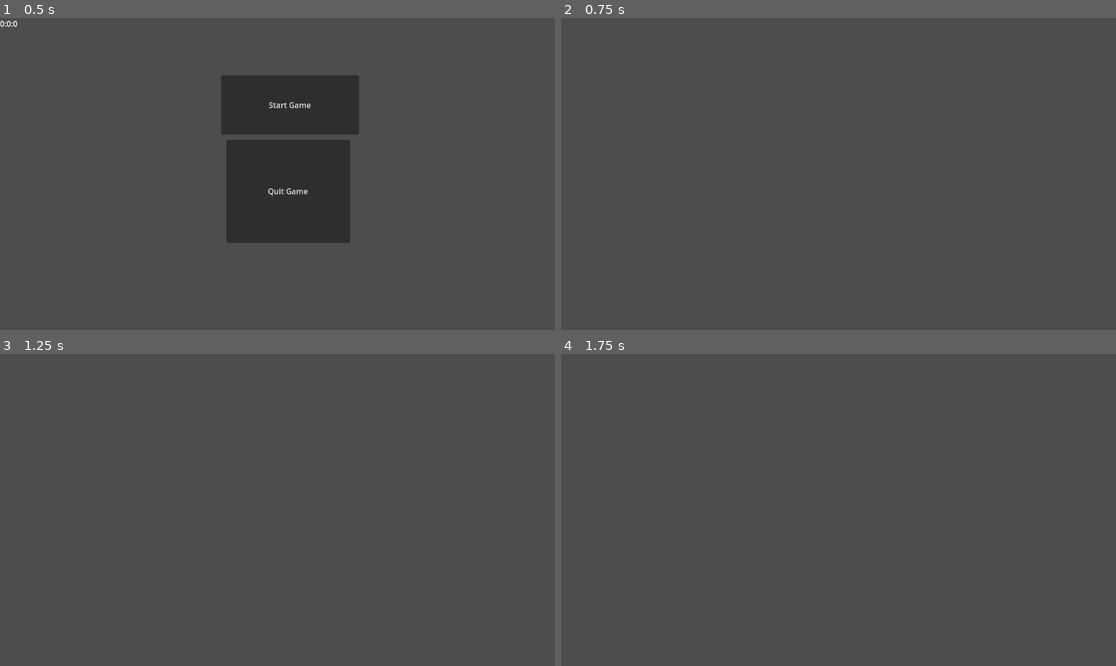
Above: before the commit, frames 1-4 (two rows, left to right).
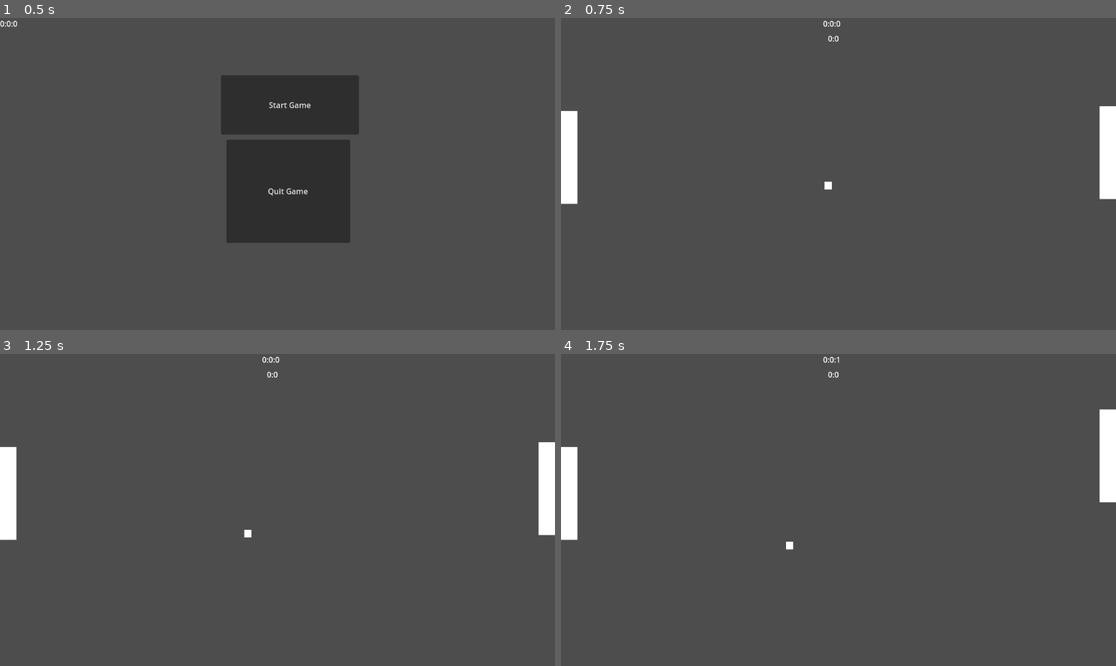
Above: after the commit, the same moments.

Repository: Herotech1105/InfLocherDemo
Game: Godot game, scene res://main.tscn
Two runs of this game, one before a commit and one after it. Both use one fixed random seed, a clock stepped at 60 frames per second and the inputs below.
Inputs:
- Up to frame 1 (0.5 s): no input
- Up to frame 2 (0.75 s): click "Start Game" at 0.5 s
- Up to frame 3 (1.25 s): no input
- Up to frame 4 (1.75 s): hold Up from 1.28 s (still down)

Frame 1 is identical in both runs. In frame 2, 1.9% of the frame differs, in the area x 0-100%, y 0-60%; in frame 3, 1.9%; in frame 4, 1.9%, in the area x 0-100%, y 0-63%.

Commit message:
pong Game added

Diff:
--- /dev/null
+++ b/Informatik_Demo/Ball.gd
@@ -0,0 +1,44 @@
+extends CharacterBody2D
+
+
+var score = 1
+var counter = 0
+var direction = 1
+var right
+var left
+
+func _ready():
+	position.x = 575
+	position.y = 325
+	velocity.y = 50
+	if score ==2:
+		velocity.x = 80
+	else :
+		velocity.x = -80
+
+
+func _physics_process(delta):
+	if position.y < -20:
+		velocity.y = - velocity.y
+	if position.y > 620:
+		velocity.y = - velocity.y
+	if velocity.x == 0:
+		counter += 1
+		if direction == 1:
+			velocity.x = (80 + 10 * counter) * direction
+			direction = -1
+		else:
+			velocity.x = (80 + 10 * counter) * direction
+			direction = 1
+
+	if position.x<0:
+		#left+=1
+		score = 1
+		_ready()
+
+	if position.x>1150:
+		#right+=1
+		score = 2
+		_ready()
+
+	move_and_slide()
--- /dev/null
+++ b/Informatik_Demo/Counter.gd
@@ -0,0 +1,9 @@
+extends Label
+var Left = 0
+var Right = 0
+var placeholder = ":"
+
+func _process(delta):
+	text = var_to_str(Left) + placeholder +  var_to_str(Right)
+	#Right = get_parent().get_node("Ball").right
+	#Left = get_parent().get_node("Ball").left
--- /dev/null
+++ b/Informatik_Demo/Player 2.gd
@@ -0,0 +1,13 @@
+extends CharacterBody2D
+
+
+
+
+func _physics_process(delta):
+	var velocity = 150*delta
+	if Input.is_key_pressed(KEY_UP):
+		if position.y>-170:
+			position.y -= velocity
+	if Input.is_key_pressed(KEY_DOWN):
+		if position.y < 310:
+			position.y += velocity
--- /dev/null
+++ b/Informatik_Demo/Player.gd
@@ -0,0 +1,13 @@
+extends CharacterBody2D
+
+
+
+
+func _physics_process(delta):
+	var velocity = 150*delta
+	if Input.is_key_pressed(KEY_W):
+		if position.y>-120:
+			position.y -= velocity
+	if Input.is_key_pressed(KEY_S):
+		if position.y < 360:
+			position.y += velocity
--- a/Informatik_Demo/pong.tscn
+++ b/Informatik_Demo/pong.tscn
@@ -1,6 +1,76 @@
-[gd_scene load_steps=2 format=3 uid="uid://ci7nuye8lubrn"]
+[gd_scene load_steps=10 format=3 uid="uid://ci7nuye8lubrn"]
 
 [ext_resource type="Script" path="res://Pong.gd" id="1_gd8m4"]
+[ext_resource type="Script" path="res://Player.gd" id="2_qdmhy"]
+[ext_resource type="PackedScene" uid="uid://dg3bg5hc0shhd" path="res://timer.tscn" id="3_q80jk"]
+[ext_resource type="Script" path="res://Ball.gd" id="4_buvpn"]
+[ext_resource type="Script" path="res://Counter.gd" id="5_r3ppy"]
+[ext_resource type="Script" path="res://Player 2.gd" id="6_kks6f"]
+
+[sub_resource type="RectangleShape2D" id="RectangleShape2D_bixly"]
+size = Vector2(30, 194)
+
+[sub_resource type="RectangleShape2D" id="RectangleShape2D_kk4p4"]
+size = Vector2(14.5, 16.5)
+
+[sub_resource type="RectangleShape2D" id="RectangleShape2D_mg4rp"]
+size = Vector2(35, 193)
 
 [node name="Pong" type="Node2D"]
+position = Vector2(-8, 15)
 script = ExtResource("1_gd8m4")
+
+[node name="Player 1" type="CharacterBody2D" parent="."]
+position = Vector2(-58, 99)
+script = ExtResource("2_qdmhy")
+
+[node name="CollisionShape2D" type="CollisionShape2D" parent="Player 1"]
+position = Vector2(82, 175)
+shape = SubResource("RectangleShape2D_bixly")
+
+[node name="ColorRect" type="ColorRect" parent="Player 1"]
+offset_left = 65.0
+offset_top = 79.0
+offset_right = 100.0
+offset_bottom = 272.0
+
+[node name="Timer" parent="." instance=ExtResource("3_q80jk")]
+offset_left = 552.0
+offset_top = -15.0
+offset_right = 659.0
+offset_bottom = 24.0
+
+[node name="Ball" type="CharacterBody2D" parent="."]
+position = Vector2(8, -15)
+script = ExtResource("4_buvpn")
+
+[node name="CollisionShape2D" type="CollisionShape2D" parent="Ball"]
+shape = SubResource("RectangleShape2D_kk4p4")
+
+[node name="ColorRect" type="ColorRect" parent="Ball"]
+offset_left = -7.0
+offset_top = -8.0
+offset_right = 8.0
+offset_bottom = 8.0
+metadata/_edit_use_anchors_ = true
+
+[node name="Player 2" type="CharacterBody2D" parent="."]
+position = Vector2(72, 31)
+script = ExtResource("6_kks6f")
+
+[node name="ColorRect" type="ColorRect" parent="Player 2"]
+offset_left = 1054.0
+offset_top = 137.0
+offset_right = 1088.0
+offset_bottom = 330.0
+
+[node name="CollisionShape2D" type="CollisionShape2D" parent="Player 2"]
+position = Vector2(1071, 234)
+shape = SubResource("RectangleShape2D_mg4rp")
+
+[node name="Counter" type="Label" parent="."]
+offset_left = 562.0
+offset_top = 16.0
+offset_right = 593.0
+offset_bottom = 39.0
+script = ExtResource("5_r3ppy")
